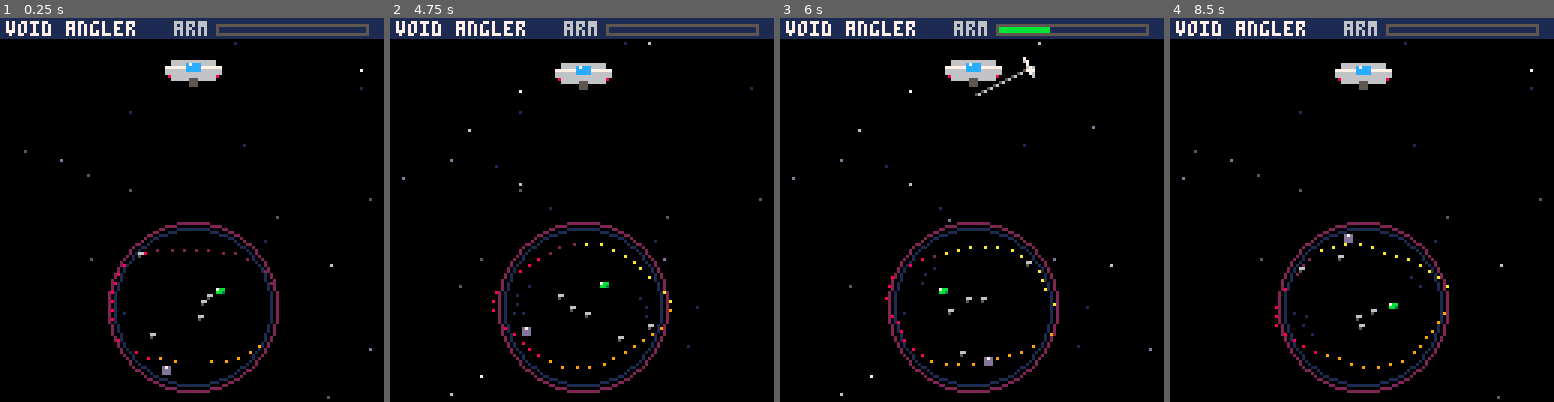
Above: before the commit, frames 1-4 (left to right).
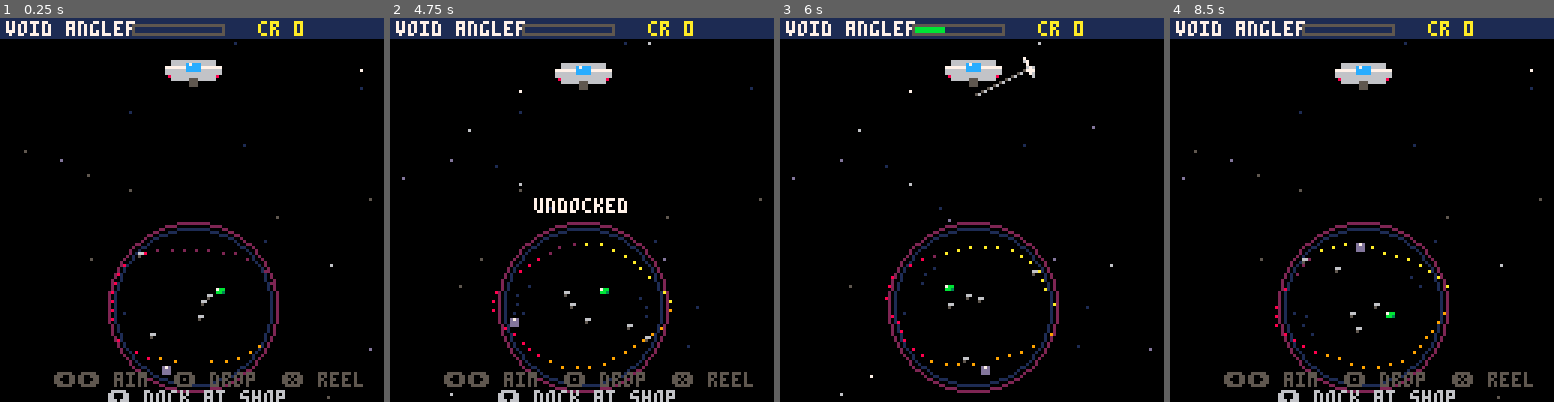
Above: after the commit, the same moments.

Repository: RubenTipparach/tic-labs
Game: PICO-8 cartridge games/pico8-void-angler/cart.p8
The game is run twice, just before and just after one commit, with the same random seed, the same clock (stepped at 60 frames per second) and the same inputs.
Inputs:
- Up to frame 1 (0.25 s): no input
- Up to frame 2 (4.75 s): tap O (Z key) at 0.33, 0.7, 1.43, 2.22, 3.1, 3.98 s; tap X (X key) at 1.07, 2.07, 2.4, 2.73, 3.07, 3.4, 3.73, 4.07, 4.4, 4.73 s; hold Left 1.97-2.37 s; hold Down 2.42-2.82 s; hold Right 2.87-3.53 s; hold Up 3.58-4.08 s; hold Right 4.13-4.53 s; hold Down from 4.58 s (still down)
- Up to frame 3 (6 s): tap O (Z key) at 4.87, 5.75 s; tap X (X key) at 5.07, 5.4, 5.73 s; release Down at 5.08 s; hold Left 5.13-5.8 s; hold Up from 5.85 s (still down)
- Up to frame 4 (8.5 s): tap X (X key) every 0.33 s from 6.07 to 8.4 s; release Up at 6.18 s; hold Left 6.23-6.63 s; tap O (Z key) at 6.63, 7.52, 8.4 s; hold Down 6.68-7.08 s; hold Right 7.13-7.8 s; hold Up 7.85-8.35 s; hold Right from 8.4 s (still down)

The runs differ from the first frame. In frame 1, 3.1% of the frame differs, in the area x 14-97%, y 0-100%; in frame 2, 3.9%; in frame 3, 1.9%; in frame 4, 3.5%.

Commit message:
void angler stage 2: inventory and salvage shop
Caught junk now lands in an inventory and the player can dock
at a shop screen to sell stacks for credits. Each junk type has
a per-unit value, and the shop supports selling one at a time
(Z) or selling the whole stack (Left). Press Down on idle to
dock, X to leave the shop.

https://claude.ai/code/session_01VxpYVNVkMAaVR6XgJkSzgh

Diff:
--- a/games/pico8-void-angler/cart.p8
+++ b/games/pico8-void-angler/cart.p8
@@ -3,13 +3,7 @@
 __lua__
 -- void angler
 -- by tic-labs
--- stage 1: core fishing
-
--- world
--- screen 128x128
--- ship hovers at top, black hole centered around (64, 96)
--- arm extends from ship down into the hole
--- junk drifts inside the hole, hook catches it
+-- stage 2: inventory + shop
 
 bh_x=64
 bh_y=96
@@ -17,6 +11,14 @@
 
 ship_x=64
 ship_y=18
+
+-- junk catalog (shared by spawn + shop)
+junk_types={
+ {name="bolt", val=2, col=6,  rate=5.0},
+ {name="can",  val=3, col=13, rate=3.0},
+ {name="chip", val=5, col=11, rate=1.5},
+ {name="gem",  val=9, col=12, rate=0.5},
+}
 
 function _init()
  stars={}
@@ -28,17 +30,22 @@
    tw=rnd(1)
   })
  end
+ credits=0
+ inv={}
+ for t in all(junk_types) do inv[t.name]=0 end
+ mode="fish"
+ shop_sel=1
+ dock_msg_t=0
  reset_run()
 end
 
 function reset_run()
- -- arm state: idle, dropping, reeling
  arm_state="idle"
  arm_len=0
  arm_max=58
  arm_drop_speed=1.4
  arm_reel_speed=1.1
- aim=0 -- -1 left, 0 down, 1 right (radians offset)
+ aim=0
  aim_t=0
  hook={x=ship_x,y=ship_y+8,vx=0,vy=0}
  hooked=nil
@@ -47,30 +54,23 @@
  junk={}
  for i=1,7 do spawn_junk() end
 
- score_msg=""
- score_msg_t=0
  popups={}
 end
 
 function spawn_junk()
- -- random angle/radius inside black hole disc
  local a=rnd(1)
  local r=rnd(bh_r-3)+2
  local jx=bh_x+cos(a)*r
  local jy=bh_y+sin(a)*r
- local types={
-  {name="bolt",  s=16, val=2,  col=6},
-  {name="can",   s=17, val=3,  col=13},
-  {name="chip",  s=18, val=5,  col=11},
-  {name="gem",   s=19, val=9,  col=12},
- }
- -- weighted: common stuff more often
- local roll=rnd(10)
- local t
- if roll<5 then t=types[1]
- elseif roll<8 then t=types[2]
- elseif roll<9.5 then t=types[3]
- else t=types[4] end
+ -- weighted draw using rate field
+ local total=0
+ for t in all(junk_types) do total+=t.rate end
+ local roll=rnd(total)
+ local pick=junk_types[1]
+ for t in all(junk_types) do
+  roll-=t.rate
+  if roll<=0 then pick=t break end
+ end
  add(junk,{
   x=jx,y=jy,
   ox=jx,oy=jy,
@@ -79,7 +79,7 @@
   orbit=rnd(1),
   orbitv=(rnd(0.004)+0.001)*(rnd(1)<0.5 and -1 or 1),
   jitter=rnd(1.2)+0.4,
-  type=t,
+  type=pick,
  })
 end
 
@@ -89,7 +89,13 @@
 end
 
 function _update60()
- -- aim only when idle
+ if mode=="fish" then update_fish()
+ else update_shop() end
+ if dock_msg_t>0 then dock_msg_t-=1 end
+ for s in all(stars) do s.tw+=0.01 end
+end
+
+function update_fish()
  if arm_state=="idle" then
   if btn(0) then aim_t=max(aim_t-0.02,-0.18) end
   if btn(1) then aim_t=min(aim_t+0.02,0.18) end
@@ -102,9 +108,14 @@
    arm_state="dropping"
    sfx(0)
   end
- end
-
- -- update junk drift
+  -- dock by pressing down on idle
+  if btnp(3) then
+   mode="shop"
+   shop_sel=1
+   sfx(4)
+  end
+ end
+
  for j in all(junk) do
   j.orbit+=j.orbitv
   j.spin+=j.spinv
@@ -113,20 +124,16 @@
   j.y=bh_y+sin(j.orbit)*r+cos(j.spin*2)*j.jitter
  end
 
- -- arm dynamics
  if arm_state=="dropping" then
   arm_len+=arm_drop_speed
   if arm_len>=arm_max then
    arm_len=arm_max
    arm_state="reeling"
   end
-  -- check catch while dropping
   check_catch()
-  -- early reel if player taps X
   if btnp(5) then arm_state="reeling" end
  elseif arm_state=="reeling" then
   arm_len-=arm_reel_speed
-  -- hooked junk follows hook
   if hooked then
    hooked.x=hook.x
    hooked.y=hook.y
@@ -135,9 +142,9 @@
    arm_len=0
    if hooked then
     catch_flash=18
-    score_msg="+"..hooked.type.val.." "..hooked.type.name
-    score_msg_t=60
-    add(popups,{x=ship_x,y=ship_y,t=30,txt=score_msg})
+    inv[hooked.type.name]=(inv[hooked.type.name] or 0)+1
+    add(popups,{x=ship_x,y=ship_y,t=30,
+     txt="+1 "..hooked.type.name})
     sfx(2)
     del(junk,hooked)
     spawn_junk()
@@ -147,29 +154,62 @@
    end
    arm_state="idle"
   end
-  -- still allow snagging on the way up
   if not hooked then check_catch() end
  end
 
- -- hook position from arm length and aim
- local ang=0.25+aim -- pointing down with sideways tilt
+ local ang=0.25+aim
  hook.x=ship_x+cos(ang)*arm_len
  hook.y=ship_y+8+sin(ang)*arm_len
 
- -- gentle ship bob
  ship_y=18+sin(time()/3)*0.6
 
- if score_msg_t>0 then score_msg_t-=1 end
  if catch_flash>0 then catch_flash-=1 end
  for p in all(popups) do
   p.y-=0.5
   p.t-=1
   if p.t<=0 then del(popups,p) end
  end
-
- -- twinkle
- for s in all(stars) do
-  s.tw+=0.01
+end
+
+function update_shop()
+ local n=#junk_types
+ if btnp(2) then shop_sel=((shop_sel-2)%n)+1 sfx(5) end
+ if btnp(3) then shop_sel=(shop_sel%n)+1 sfx(5) end
+ -- z: sell one of selected
+ if btnp(4) then
+  local t=junk_types[shop_sel]
+  if (inv[t.name] or 0)>0 then
+   inv[t.name]-=1
+   credits+=t.val
+   sfx(2)
+   add(popups,{x=64,y=70,t=24,txt="+"..t.val.." cr"})
+  else
+   sfx(3)
+  end
+ end
+ -- left: sell all of selected
+ if btnp(0) then
+  local t=junk_types[shop_sel]
+  local q=inv[t.name] or 0
+  if q>0 then
+   inv[t.name]=0
+   credits+=q*t.val
+   sfx(2)
+   add(popups,{x=64,y=70,t=30,txt="+"..(q*t.val).." cr"})
+  else
+   sfx(3)
+  end
+ end
+ -- x: undock
+ if btnp(5) then
+  mode="fish"
+  dock_msg_t=40
+  sfx(4)
+ end
+ for p in all(popups) do
+  p.y-=0.5
+  p.t-=1
+  if p.t<=0 then del(popups,p) end
  end
 end
 
@@ -185,28 +225,29 @@
 end
 
 function _draw()
+ if mode=="fish" then draw_fish()
+ else draw_shop() end
+end
+
+function draw_fish()
  cls(0)
-
- -- starfield
  for s in all(stars) do
   local f=(sin(s.tw)+1)*0.5
   if f>0.3 then pset(s.x,s.y,s.c) end
  end
 
- -- black hole accretion ring
  draw_blackhole()
-
- -- arm + ship
  draw_arm()
  draw_ship()
-
- -- junk
  for j in all(junk) do draw_junk(j) end
 
- -- ui
- draw_ui()
-
- -- popups
+ draw_topbar()
+ -- hint when idle
+ if arm_state=="idle" then
+  print("\139\145 aim  \142 drop  \151 reel",18,118,5)
+  print("\131 dock at shop",36,124,6)
+ end
+
  for p in all(popups) do
   print(p.txt,p.x-#p.txt*2,p.y,7)
  end
@@ -218,10 +259,80 @@
    pset(ship_x+cos(a)*r,ship_y+sin(a)*r,10)
   end
  end
+
+ if dock_msg_t>0 then
+  local m="undocked"
+  print(m,64-#m*2,60,7)
+ end
+end
+
+function draw_shop()
+ cls(1)
+ -- starry shop bg
+ for s in all(stars) do
+  pset(s.x,s.y,s.c==1 and 5 or s.c)
+ end
+ -- shop window
+ rectfill(8,16,119,112,0)
+ rect(8,16,119,112,6)
+ rect(9,17,118,111,5)
+ print("salvage shop",40,20,7)
+ line(10,28,117,28,5)
+
+ -- list
+ local y=34
+ for i=1,#junk_types do
+  local t=junk_types[i]
+  local q=inv[t.name] or 0
+  local row_y=y+(i-1)*12
+  if i==shop_sel then
+   rectfill(12,row_y-1,115,row_y+8,2)
+   print("\135",13,row_y+1,8)
+  end
+  -- icon
+  draw_junk_icon(t,22,row_y+3)
+  print(t.name,30,row_y+1,7)
+  print("x"..q,60,row_y+1,6)
+  print(t.val.."cr",80,row_y+1,11)
+  if i==shop_sel then
+   print("each",100,row_y+1,5)
+  end
+ end
+
+ -- footer
+ line(10,98,117,98,5)
+ print("\142 sell 1   \139 sell all   \151 leave",13,102,6)
+ -- credits + total
+ local total=0
+ for t in all(junk_types) do total+=(inv[t.name] or 0)*t.val end
+ print("hold value: "..total.."cr",13,90,12)
+
+ -- topbar
+ draw_topbar()
+
+ for p in all(popups) do
+  print(p.txt,p.x-#p.txt*2,p.y,11)
+ end
+end
+
+function draw_topbar()
+ rectfill(0,0,127,7,1)
+ line(0,7,127,7,0)
+ print("void angler",2,1,7)
+ -- credits
+ print("cr "..credits,86,1,10)
+ if mode=="fish" then
+  -- arm gauge
+  local gx=44 local gy=2
+  rect(gx,gy,gx+30,gy+3,5)
+  local fill=flr((arm_len/arm_max)*29)
+  if fill>0 then rectfill(gx+1,gy+1,gx+fill,gy+2,11) end
+ else
+  print("shop",54,1,12)
+ end
 end
 
 function draw_blackhole()
- -- outer accretion swirl
  for i=0,40 do
   local a=i/40+time()*0.05
   local r=bh_r+sin(a*4+time())*1.6
@@ -229,32 +340,25 @@
   local y=bh_y+sin(a)*r*0.7
   pset(x,y,({2,8,9,10})[flr((a*3)%4)+1])
  end
- -- glow rings
  circ(bh_x,bh_y,bh_r,2)
  circ(bh_x,bh_y,bh_r-2,1)
- -- swirling inside (lensed disc)
  for i=0,30 do
   local a=i/30+time()*0.2
   local r=(bh_r-6)*(0.5+0.5*sin(a*2+time()))
   pset(bh_x+cos(a)*r,bh_y+sin(a)*r*0.7,1)
  end
- -- event horizon
  circfill(bh_x,bh_y,bh_r-10,0)
 end
 
 function draw_ship()
  local sx=ship_x local sy=ship_y
- -- hull
  rectfill(sx-7,sy-3,sx+7,sy+3,6)
  rectfill(sx-9,sy-1,sx+9,sy+1,6)
  line(sx-9,sy-1,sx+9,sy-1,7)
- -- cockpit
  rectfill(sx-2,sy-2,sx+2,sy,12)
  pset(sx-1,sy-2,7)
- -- thrusters
  pset(sx-8,sy+2,8)
  pset(sx+8,sy+2,8)
- -- arm mount
  rectfill(sx-1,sy+3,sx+1,sy+5,5)
 end
 
@@ -263,7 +367,6 @@
  local ang=0.25+aim
  local steps=flr(arm_len/2)
  if steps<1 then steps=1 end
- local px=ship_x local py=ship_y+5
  for i=1,steps do
   local t=i/steps
   local cx=ship_x+cos(ang)*arm_len*t
@@ -271,9 +374,7 @@
   pset(cx,cy,5)
   pset(cx+1,cy,6)
  end
- -- claw
  local hx=hook.x local hy=hook.y
- -- two prongs
  local pa=ang+0.25
  line(hx,hy,hx+cos(pa)*3,hy+sin(pa)*3,6)
  line(hx,hy,hx-cos(pa)*3,hy-sin(pa)*3,6)
@@ -282,9 +383,14 @@
 end
 
 function draw_junk(j)
- local sx=flr(j.x) local sy=flr(j.y)
- local t=j.type
- local wob=sin(j.spin)*1
+ draw_junk_icon(j.type,j.x,j.y)
+ if hooked==j then
+  pset(j.x,j.y-2,10)
+ end
+end
+
+function draw_junk_icon(t,x,y)
+ local sx=flr(x) local sy=flr(y)
  if t.name=="bolt" then
   pset(sx,sy,t.col)
   pset(sx+1,sy,t.col)
@@ -302,21 +408,6 @@
   pset(sx+1,sy,t.col)
   pset(sx,sy+1,t.col)
  end
- if hooked==j then
-  pset(sx,sy-2,10)
- end
-end
-
-function draw_ui()
- rectfill(0,0,127,7,1)
- line(0,7,127,7,0)
- print("void angler",2,1,7)
- -- arm gauge
- local gx=72 local gy=2
- rect(gx,gy,gx+50,gy+3,5)
- local fill=flr((arm_len/arm_max)*49)
- if fill>0 then rectfill(gx+1,gy+1,gx+fill,gy+2,11) end
- print("arm",58,1,6)
 end
 
 __gfx__
Not shown, changed: the sound effects (__sfx__) section of games/pico8-void-angler/cart.p8
